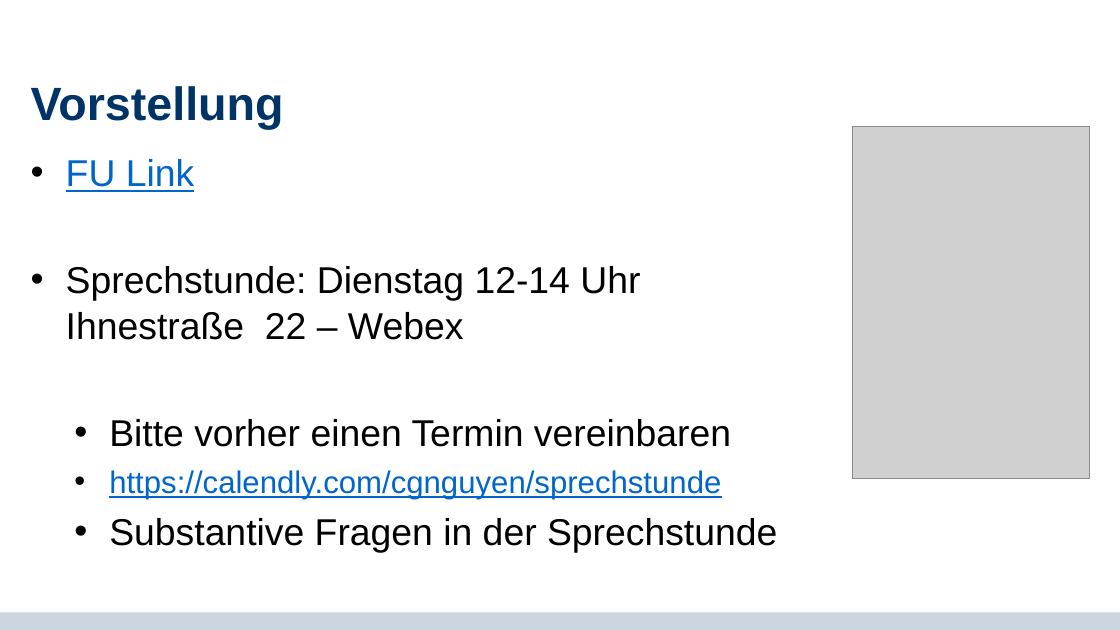
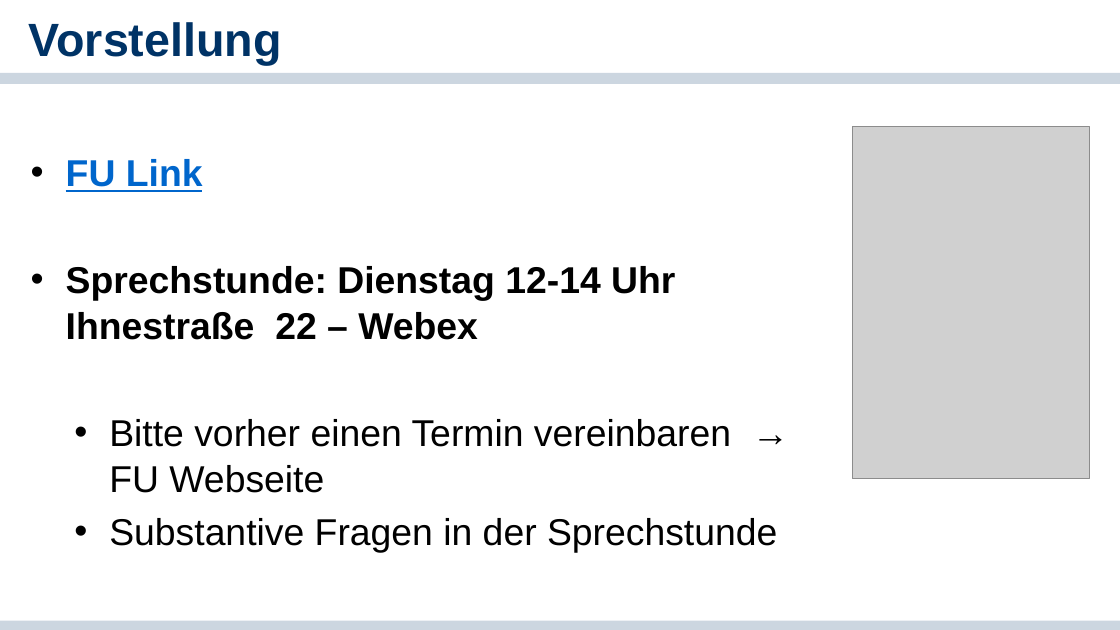
Before and after one commit to cgnguyen/class_political_psychology, a slide deck: slide 4 of 2_Slides_Literature/1_Intro/1- Einfuehrung.pptx (slide 2 before the commit). Drawn at 1120x630 pixels with LibreOffice and Linux fonts; fonts in the diff are those of the drawing; grey boxes stand for pictures; background and template pictures are left out. Boxes give left, top, right and bottom in pixels: in the first picture for what was removed or moved away, otherwise in the second. Text is boxed around its words. In the diff, an @@ line names an element or a change of style, - is before the commit and + after.

```diff
--- a/2_Slides_Literature/1_Intro/1- Einfuehrung.pptx
+++ b/2_Slides_Literature/1_Intro/1- Einfuehrung.pptx
@@ title "Vorstellung": place and size @@
-title "Vorstellung" at box(31, 86, 284, 130)
+title "Vorstellung" at box(29, 22, 282, 65)
@@ title "Vorstellung" at box(29, 22, 282, 65): line spacing 0.85 to 1; vertical alignment middle to top @@
@@ rectangle added at box(0, 73, 1120, 84), fill #CCD6E0 @@
@@ text at box(66, 159, 675, 340): bold on in "FU Link", "Sprechstunde: Dienstag 12-14 Uhr Ihnestraße 22 – ..." @@
@@ text at box(109, 419, 731, 493): text changed; size 20 to 24 pt; text colour #0066CC to #000000 @@
-  • Bitte vorher einen Termin vereinbaren
-  • https://calendly.com/cgnguyen/sprechstunde
+  • Bitte vorher einen Termin vereinbaren → FU Webseite
@@ rectangle: place and size @@
-rectangle at box(0, 613, 1120, 630)
+rectangle at box(0, 620, 1120, 630)
```
Also in this commit, not shown: 2 other slides changed, 11 slides added, 9 slides removed, 2 other files.
